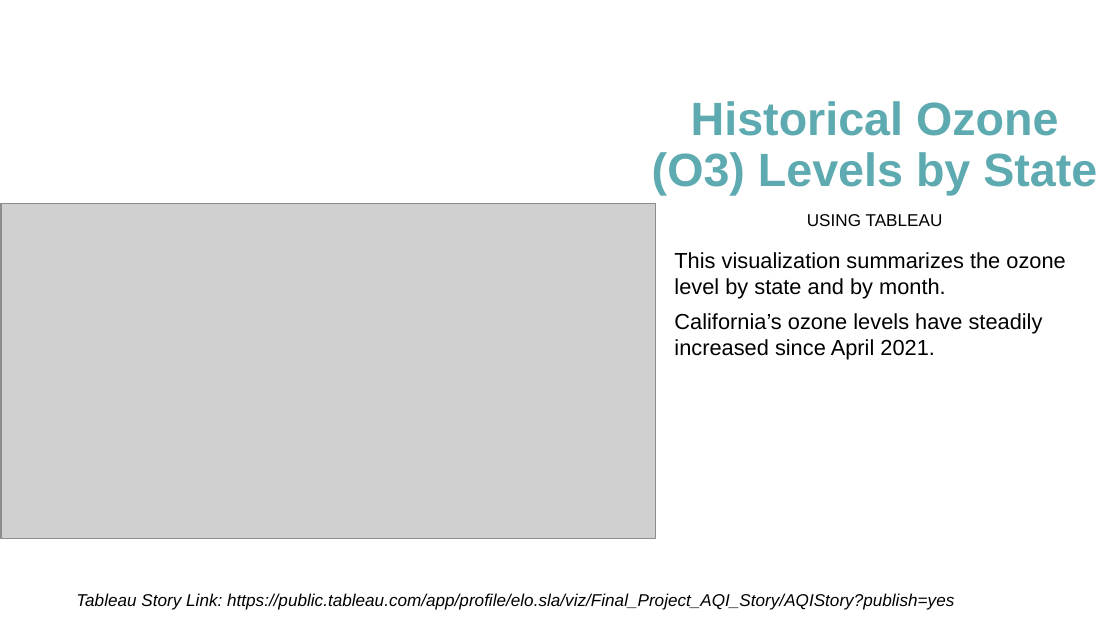
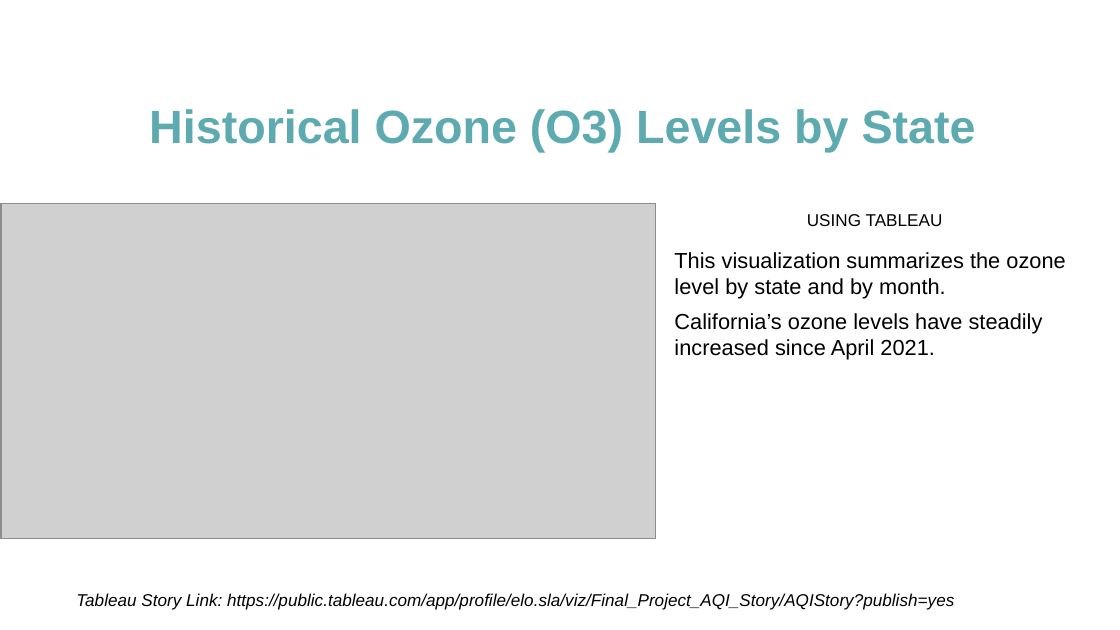
Before and after one commit to mereilly/AQI_Module_20_Final_Project, a slide deck: slide 12 of OpenWeather_AQI_Presentation_Final.pptx. Drawn at 1120x630 pixels with LibreOffice and Linux fonts; fonts in the diff are those of the drawing; grey boxes stand for pictures. Boxes give left, top, right and bottom in pixels: in the first picture for what was removed or moved away, otherwise in the second. Text is boxed around its words. In the diff, an @@ line names an element or a change of style, - is before the commit and + after.

```diff
--- a/OpenWeather_AQI_Presentation_Final.pptx
+++ b/OpenWeather_AQI_Presentation_Final.pptx
@@ title "Historical Ozone (O3) Levels by ..." rewrapped from bbox=[652, 101, 1097, 195] to bbox=[149, 109, 976, 152] @@
```
Also in this commit, not shown: 6 other slides changed, 2 other files.
